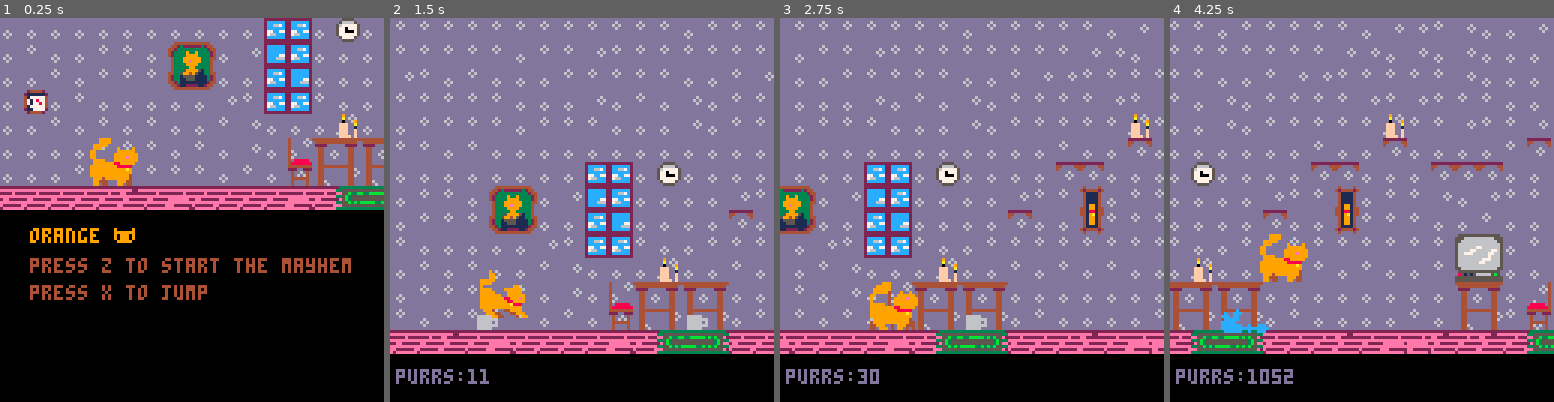
Above: before the commit, frames 1-4 (left to right).
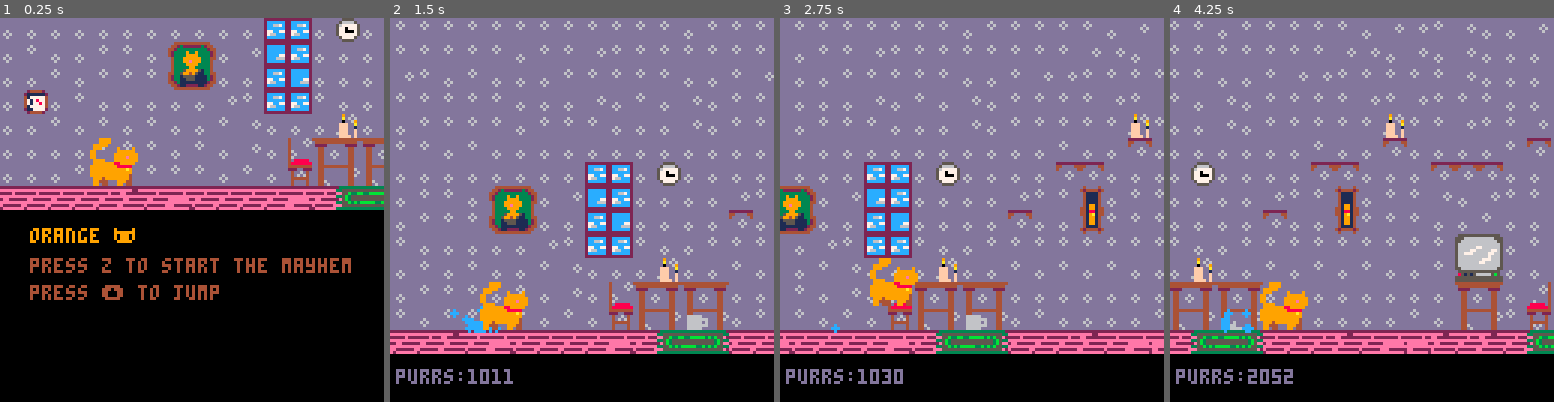
Above: after the commit, the same moments.

Repository: KianArashi/hello-game
Game: PICO-8 cartridge orange coll.p8
Same seed, same stepped clock (60 frames per second), same inputs: the game is played once before the commit and once after it.
Inputs:
- Up to frame 1 (0.25 s): no input
- Up to frame 2 (1.5 s): tap X (X key) at 0.33, 1.07 s; tap O (Z key) at 0.7 s
- Up to frame 3 (2.75 s): tap O (Z key) at 1.7, 2.1, 2.5 s; tap X (X key) at 1.85 s; hold Up 2.15-2.42 s
- Up to frame 4 (4.25 s): tap O (Z key) every 0.4 s from 2.9 to 4.1 s; tap X (X key) at 2.97, 4.08 s

The runs differ from the first frame. In frame 1, 0.5% of the frame differs, in the area x 26-58%, y 69-74%; in frame 2, 1.4%; in frame 3, 1.6%; in frame 4, 2.3%, in the area x 13-36%, y 56-95%.

Commit message:
changed the buttons
pentru jump am pus sageata de sus in loc de x , pentru ca game over screenul sa nu fie sarit daca apesi din greseala pe x.

Diff:
--- a/orange coll.p8
+++ b/orange coll.p8
@@ -47,7 +47,7 @@
 	print('orange 🐱',10,70,9)
 	--printh('orange')
 	print('press z to start the mayhem',10,80,4)
-	print('press x to jump',10,89,4)
+	print('press ⬆️ to jump',10,89,4)
 end
 -->8
 --game
@@ -150,7 +150,7 @@
 
 	end
  	 --jump
-	if (btnp(5)and jumps_made<jumps) then
+	if (btnp(2)and jumps_made<jumps) then
 		jumps_made+=1
 		cat_dy-=4
 
